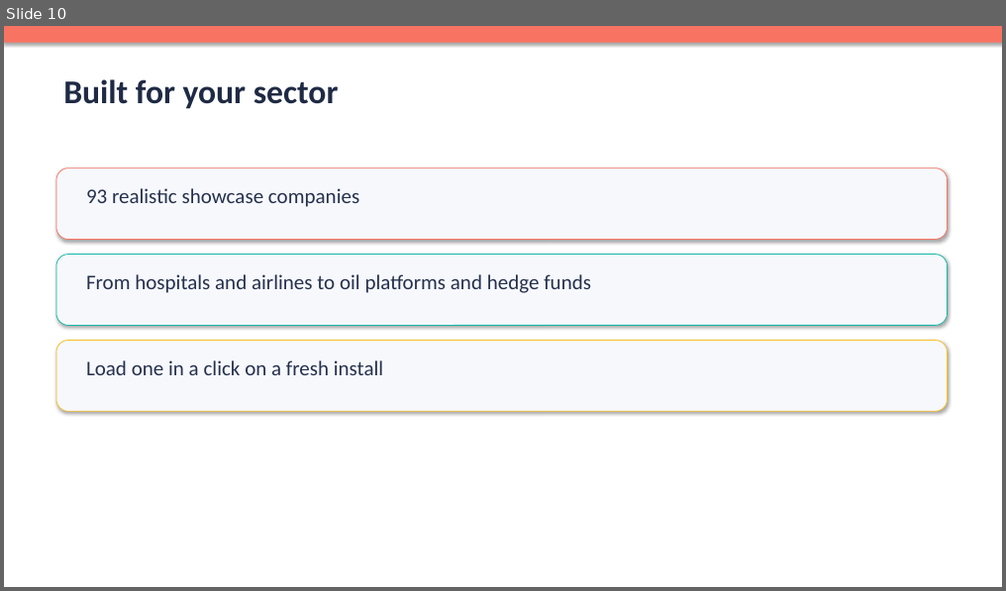
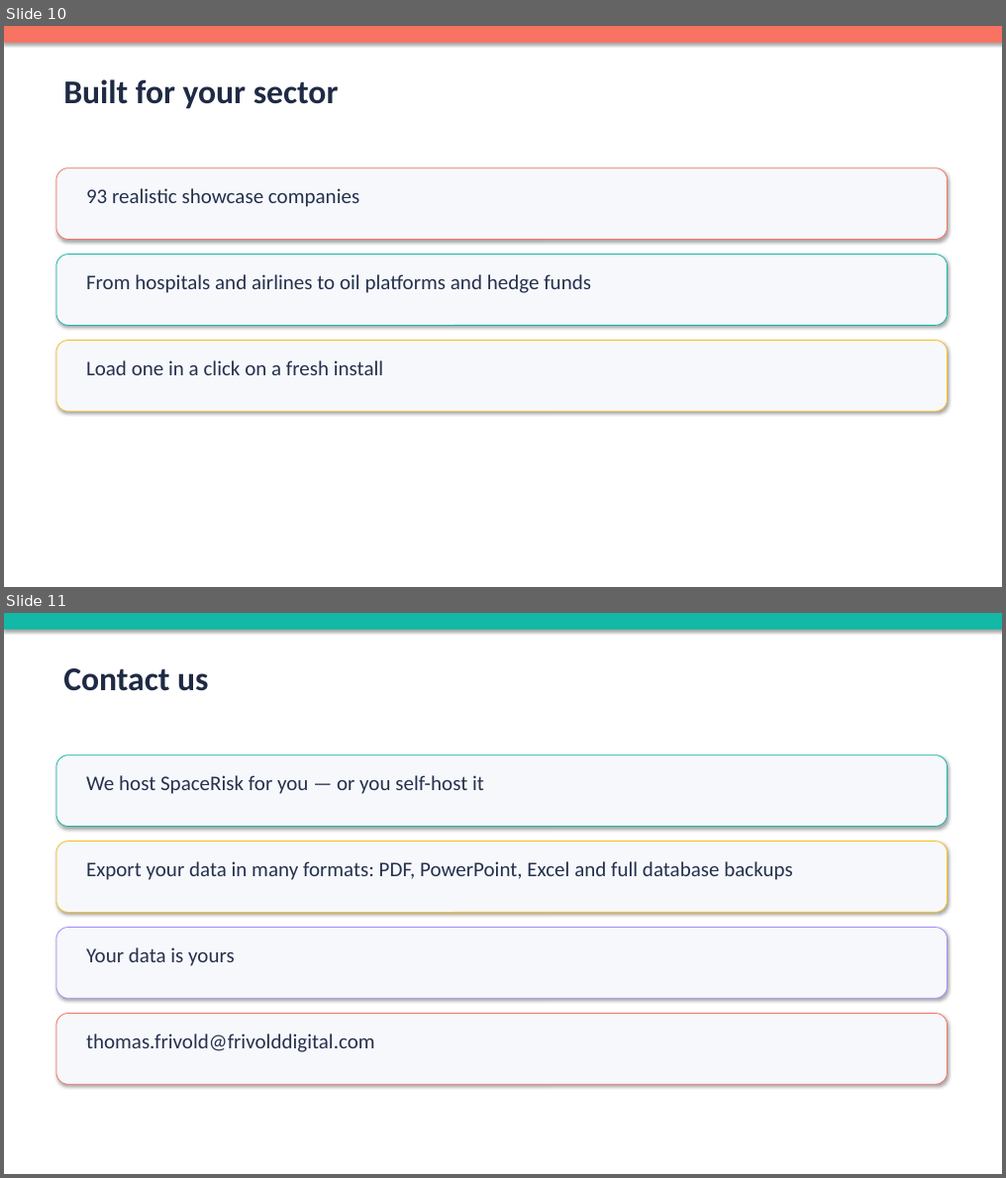
Before and after one commit to partoneoftwo/marketing-material, a slide deck: spacerisk/materials/en/spacerisk-sales-deck.pptx. Shown one above the other, each under a label of ours: slide 10 before the commit, slides 10 and 11 after it. The pictures are 1006x591 and 1006x1178 pixels, drawn with LibreOffice and Linux fonts; fonts in the diff are those of the drawing. Boxes give left, top, right and bottom in pixels: in the first picture for what was removed or moved away, otherwise in the second. Text is boxed around its words. In the diff, an @@ line names an element or a change of style, - is before the commit and + after.

```diff
--- a/spacerisk/materials/en/spacerisk-sales-deck.pptx
+++ b/spacerisk/materials/en/spacerisk-sales-deck.pptx
@@ slide 11 added at [4, 613, 1002, 1174], background #FFFFFF @@
@@ rectangle added at [4, 613, 1002, 630], fill #14B8A6 @@
@@ text added at [63, 668, 208, 691], 32 pt, text #1F2A44, bold @@
+Contact us
@@ rounded rectangle added at [56, 756, 947, 827], fill #F6F8FC, outline #14B8A6 0.75 pt @@
@@ text added at [86, 775, 484, 794], 20 pt, text #26314D @@
+We host SpaceRisk for you — or you self-host it
@@ rounded rectangle added at [56, 842, 947, 912], fill #F6F8FC, outline #FBBF24 0.75 pt @@
@@ text added at [86, 861, 793, 880], 20 pt, text #26314D @@
+Export your data in many formats: PDF, PowerPoint, Excel and full database backups
@@ rounded rectangle added at [56, 928, 947, 998], fill #F6F8FC, outline #A78BFA 0.75 pt @@
@@ text added at [86, 948, 235, 966], 20 pt, text #26314D @@
+Your data is yours
@@ rounded rectangle added at [56, 1014, 947, 1084], fill #F6F8FC, outline #F97362 0.75 pt @@
@@ text added at [86, 1034, 375, 1053], 20 pt, text #26314D @@
+thomas.frivold@frivolddigital.com
```
Also in this commit, not shown: 1 slide removed, 54 other files.
